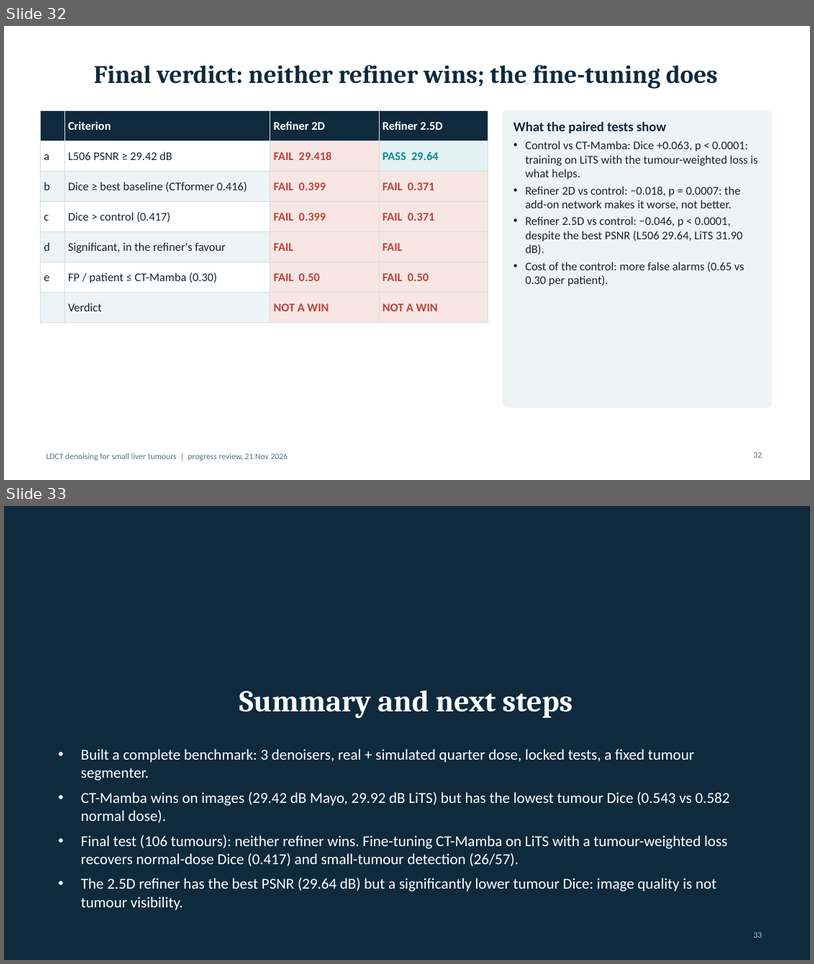
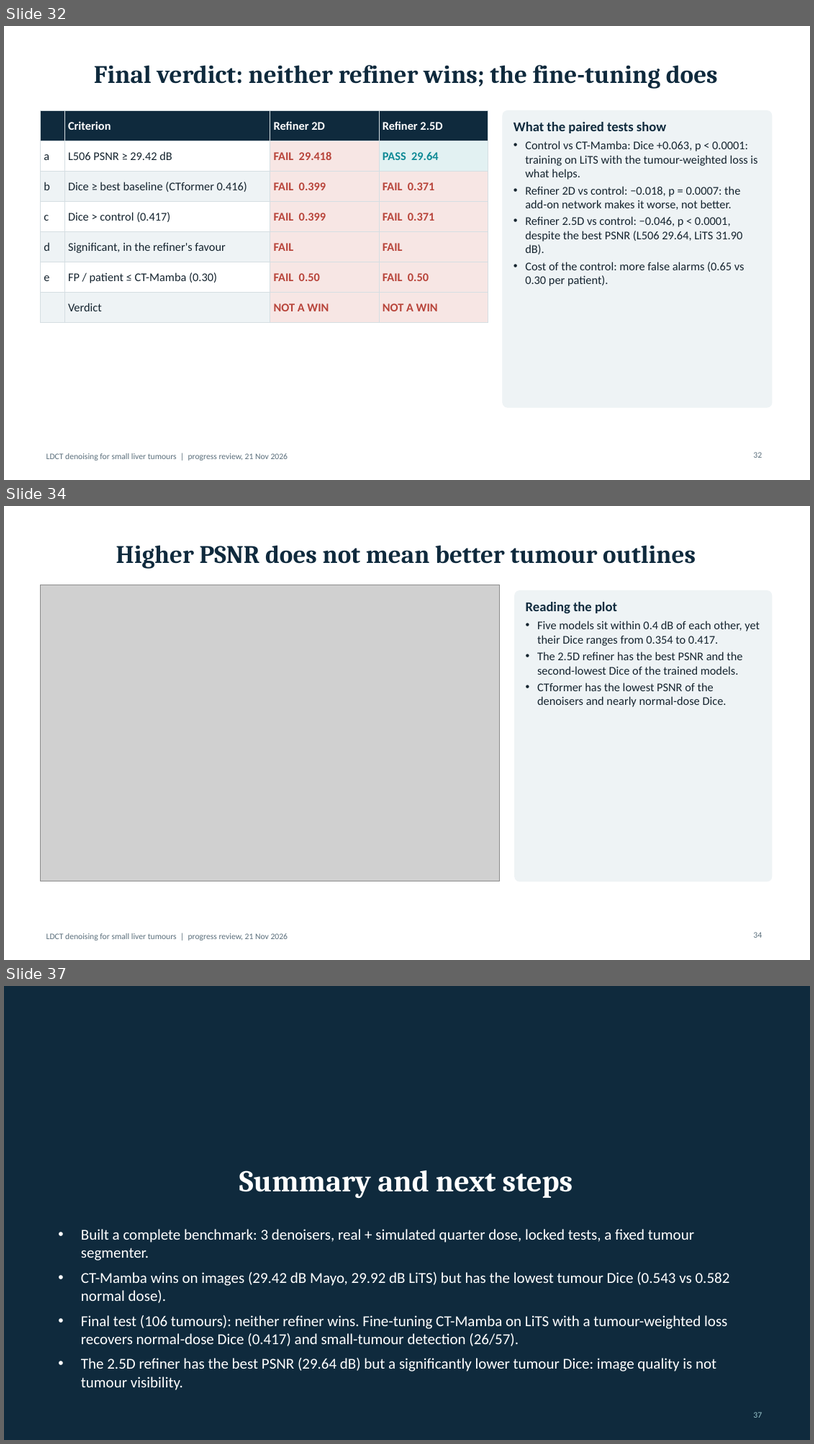
Before and after one commit to Vaideesh-k/ldct-bench, a slide deck: docs/report/LDCT_Refiner_Results.pptx. Shown one above the other, each under a label of ours: slides 32 and 33 before the commit, slides 32, 34 and 37 after it; the slides between them are not shown. The pictures are 814x964 and 814x1444 pixels, drawn with LibreOffice and Linux fonts; fonts in the diff are those of the drawing; grey boxes stand for pictures. Boxes give left, top, right and bottom in pixels: in the first picture for what was removed or moved away, otherwise in the second. Text is boxed around its words. In the diff, an @@ line names an element or a change of style, - is before the commit and + after.

```diff
--- a/docs/report/LDCT_Refiner_Results.pptx
+++ b/docs/report/LDCT_Refiner_Results.pptx
@@ slide 34 added at (4, 506, 810, 960), background #FFFFFF; not listed: 1 template element that a slide beside it also shows @@
@@ title added at (116, 545, 696, 568), 30 pt, text #0F2A3D, bold @@
+Higher PSNR does not mean better tumour outlines
@@ picture added at (40, 584, 500, 881) @@
@@ rounded rectangle added at (515, 591, 772, 881), fill #EEF3F5, outline #EEF3F5 1 pt @@
@@ text added at (526, 602, 760, 707), 14 pt, text #14232E @@
+Reading the plot
+• Five models sit within 0.4 dB of each other, yet their Dice ranges from 0.354 to 0.417.
+• The 2.5D refiner has the best PSNR and the second-lowest Dice of the trained models.
+• CTformer has the lowest PSNR of the denoisers and nearly normal-dose Dice.
@@ page number added at (754, 932, 762, 937), 10 pt, text #5B6F7C @@
+34
@@ what was slide 33 is now slide 37 @@
@@ page number at (754, 1412, 762, 1417): text changed @@
-33
+37
```
Also in this commit, not shown: 2 slides changed, 3 other slides added, 4 other files.
